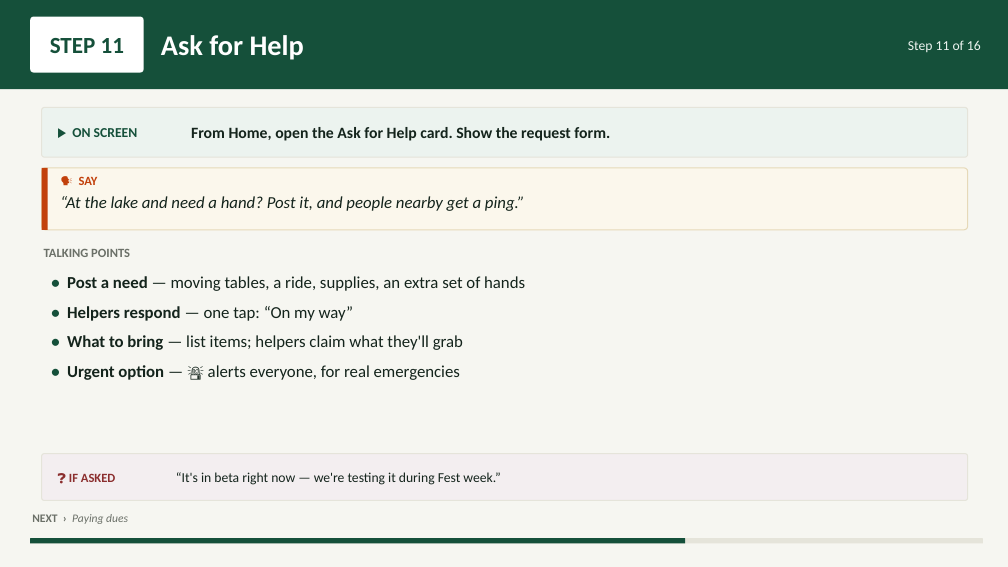
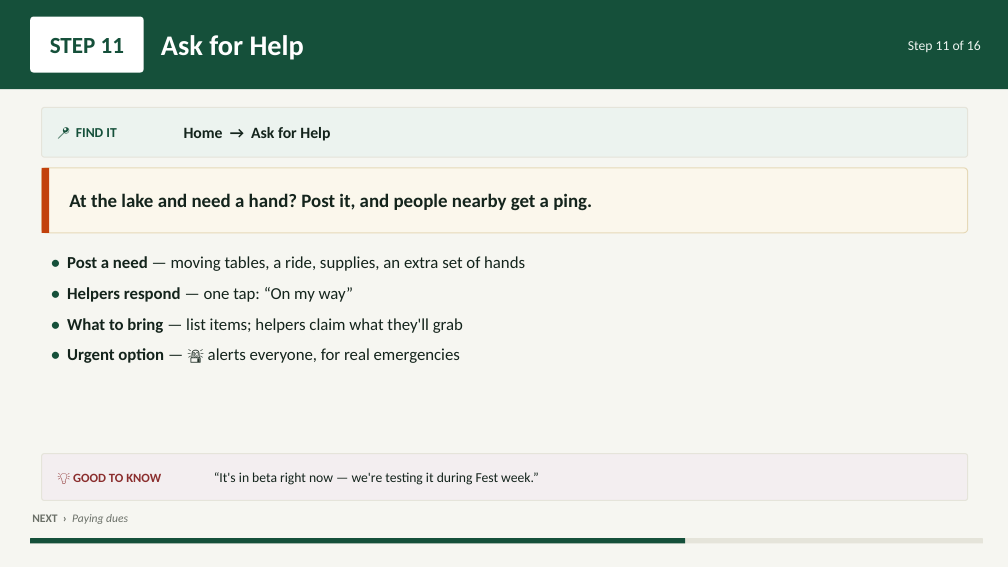
Before and after one commit to btheis15/mlr-app, a slide deck: slide 12 of presentation/MLR-App-Presentation.pptx. Drawn at 1008x567 pixels with LibreOffice and Linux fonts; fonts in the diff are those of the drawing. Boxes give left, top, right and bottom in pixels: in the first picture for what was removed or moved away, otherwise in the second. Text is boxed around its words. In the diff, an @@ line names an element or a change of style, - is before the commit and + after.

```diff
--- a/presentation/MLR-App-Presentation.pptx
+++ b/presentation/MLR-App-Presentation.pptx
@@ text at box(76, 128, 116, 137): text changed @@
-▶ ON SCREEN
+📍 FIND IT
@@ text at box(184, 127, 330, 141): text changed @@
-From Home, open the Ask for Help card. Show the request form.
+Home → Ask for Help
@@ text "At the lake and need ..." at box(69, 193, 592, 211): vertical alignment top to middle @@
@@ text removed at box(79, 176, 98, 185) @@
-🗣 SAY
@@ text at box(69, 193, 592, 211): text changed; size 16 to 18 pt; bold on; italic off @@
-“At the lake and need a hand? Post it, and people nearby get a ping.”
+At the lake and need a hand? Post it, and people nearby get a ping.
@@ text removed at box(44, 249, 130, 257) @@
-TALKING POINTS
@@ text "• Post a need — ...": place and size @@
-text "• Post a need — ..." at box(67, 276, 525, 380)
+text "• Post a need — ..." at box(67, 256, 525, 363)
@@ text "• Post a need — ..." at box(67, 256, 525, 363): more space between paragraphs @@
@@ text removed at box(69, 473, 116, 482) @@
-❓ IF ASKED
@@ text added at box(73, 473, 161, 482), 12 pt, text #8B2E2E, bold @@
+💡 GOOD TO KNOW
@@ text "“It's in beta right now ...": place and size @@
-text "“It's in beta right now ..." at box(176, 472, 501, 485)
+text "“It's in beta right now ..." at box(214, 472, 539, 485)
```
Also in this commit, not shown: 14 other slides changed, 1 other file.
